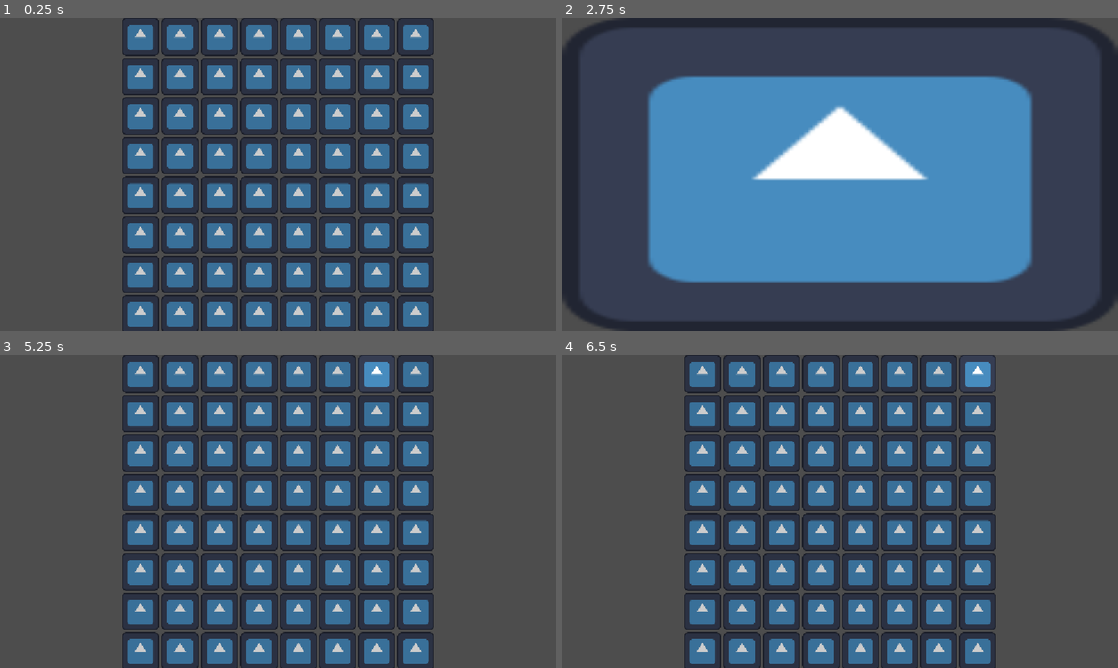
Above: before the commit, frames 1-4 (two rows, left to right).
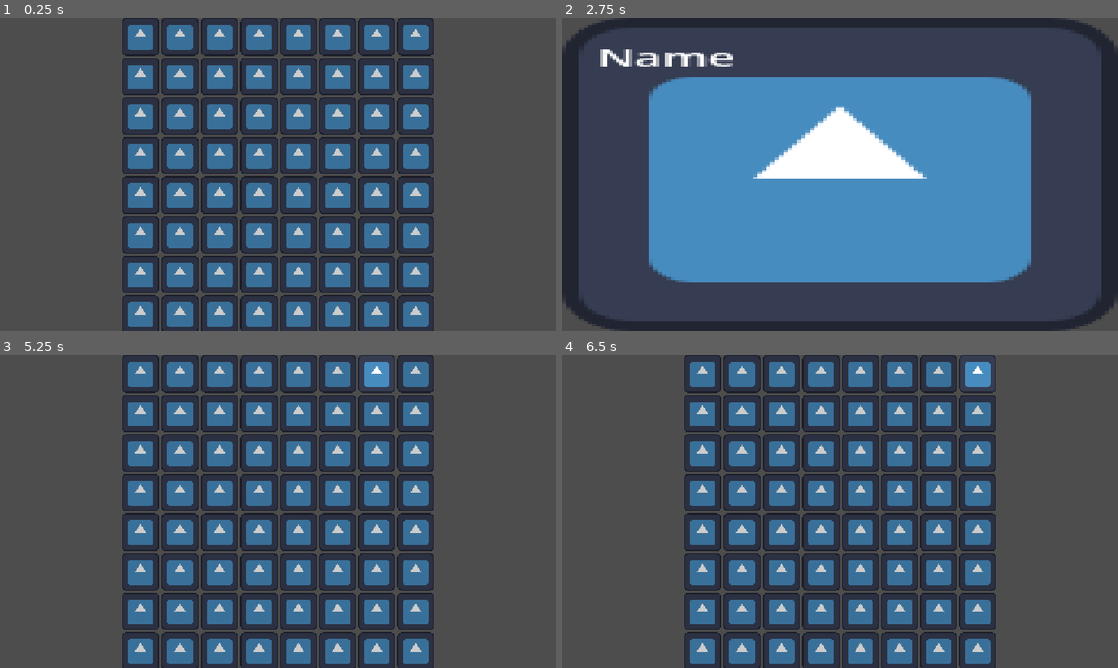
Above: after the commit, the same moments.

Repository: crakenpoop123/notrust
Game: Godot game, scene res://scenes/main_level.tscn
Same seed, same stepped clock (60 frames per second), same inputs: the game is played once before the commit and once after it. The engine's default icon, where the game draws it, is replaced by a stand-in: a white triangle on a blue panel in a dark square.
Inputs (mouse positions are in pixels of both pictures, inside the frame that each line leads up to):
- Up to frame 1 (0.25 s): no input
- Up to frame 2 (2.75 s): tap Enter at 0.5, 2 s; move the mouse to (701, 36) at 0.52 s; click (701, 36) at 0.6 s; tap Space at 1.25 s; move the mouse to (739, 36) at 1.27 s; click (739, 36) at 1.35 s; move the mouse to (778, 36) at 2.02 s; click (778, 36) at 2.1 s
- Up to frame 3 (5.25 s): move the mouse to (261, 373) at 2.77 s; click (261, 373) at 2.85 s; tap Space at 3.5, 5 s; move the mouse to (300, 373) at 3.52 s; click (300, 373) at 3.6 s; tap Enter at 4.25 s; move the mouse to (339, 373) at 4.27 s; click (339, 373) at 4.35 s; move the mouse to (378, 373) at 5.02 s; click (378, 373) at 5.1 s
- Up to frame 4 (6.5 s): move the mouse to (979, 373) at 5.77 s; click (979, 373) at 5.85 s

The runs differ from the first frame. In frame 1, 0.6% of the frame differs, in the area x 22-78%, y 2-99%; in frame 2, 2.4%, in the area x 6-85%, y 10-85%; in frame 3, 0.6%; in frame 4, 0.6%.

Commit message:
why is font so weird

Diff:
--- a/project.godot
+++ b/project.godot
@@ -34,4 +34,5 @@
 
 [rendering]
 
+textures/canvas_textures/default_texture_filter=3
 rendering_device/driver.windows="d3d12"
--- a/scenes/main_level.tscn
+++ b/scenes/main_level.tscn
@@ -13,13 +13,8 @@
 columns = 8
 
 [node name="Person" parent="." unique_id=2105798426 instance=ExtResource("2_ufxs0")]
-anchors_preset = 0
-anchor_right = 0.0
-anchor_bottom = 0.0
-offset_right = 1152.0
-offset_bottom = 648.0
-grow_horizontal = 1
-grow_vertical = 1
+position = Vector2(576, 324)
+scale = Vector2(9, 5.0625)
 
 [node name="PersonTimer" type="Timer" parent="." unique_id=1330627345]
 
--- a/scenes/person.tscn
+++ b/scenes/person.tscn
@@ -1,13 +1,17 @@
 [gd_scene format=3 uid="uid://dm2813agprxcr"]
 
 [ext_resource type="Texture2D" uid="uid://d2g5xvv7prc14" path="res://assets/icon.svg" id="1_5dovg"]
-[ext_resource type="Script" uid="uid://cxrc8dgvyo33u" path="res://scenes/person.gd" id="1_c62xm"]
+[ext_resource type="Script" uid="uid://cxrc8dgvyo33u" path="res://scripts/person.gd" id="1_c62xm"]
 
-[node name="Person" type="TextureRect" unique_id=2105798426]
-anchors_preset = 15
-anchor_right = 1.0
-anchor_bottom = 1.0
-grow_horizontal = 2
-grow_vertical = 2
+[node name="Person" type="Sprite2D" unique_id=632825489]
 texture = ExtResource("1_5dovg")
 script = ExtResource("1_c62xm")
+
+[node name="PersonName" type="RichTextLabel" parent="." unique_id=1726628576]
+offset_left = -55.666668
+offset_top = -56.493824
+offset_right = 23.666668
+offset_bottom = -17.506176
+scale = Vector2(0.5, 0.5)
+theme_override_font_sizes/normal_font_size = 22
+text = "Name"
--- a/scripts/main_level.gd
+++ b/scripts/main_level.gd
@@ -28,3 +28,6 @@
 
 func _on_person_timer_timeout() -> void:
 	$Person.visible = !$Person.visible
+
+
+	$PersonTimer.start(person_time)
--- a/scenes/person.gd
+++ b/scripts/person.gd
@@ -1,4 +1,4 @@
-extends TextureRect
+extends Sprite2D
 
 var truth_teller
 
Renamed: scenes/person.gd.uid -> scripts/person.gd.uid
